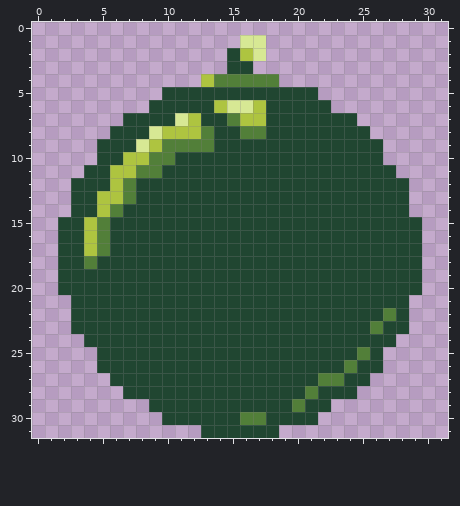
File history of a pixel-art sprite, res/img/bomb.png. The picture above is the old version.
The file is 32x32 pixels.
The same view after the edit:
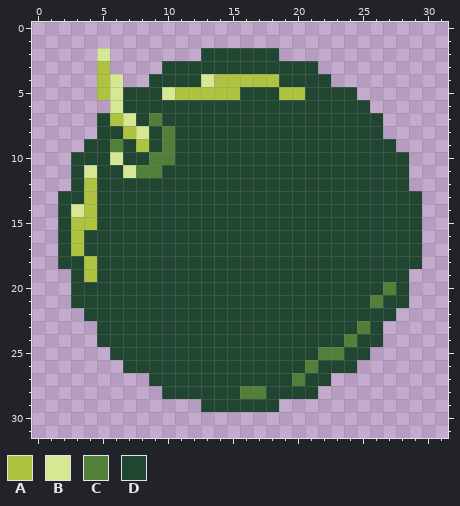
Palette (. is transparent): A #aec440  B #d7e894  C #527f39  D #204631
The exact change:
There is now colour A in rows 3 to 5 at x 5; in row 7 at x 6.
The edit turns colour B into colour A in row 9 at x 8.
The edit turns colour C into colour A in row 4 at x 14 to 18; in row 18 at x 4.
The edit turns colour D into colour A in row 5 at x 11 to 15 and 19 to 20; in row 8 at x 7; in rows 12 to 14 at x 4; in rows 15 to 17 at x 3; in row 19 at x 4.
There is now colour B in row 2 at x 5; in rows 4 to 6 at x 6.
The edit turns colour A into colour B in row 4 at x 13; in row 11 at x 7.
The edit turns colour D into colour B in row 5 at x 10; in row 7 at x 7; in row 8 at x 8; in row 10 at x 6; in row 11 at x 4; in row 14 at x 3.
The edit turns colour A into colour C in row 8 at x 10.
The edit turns colour D into colour C in row 7 at x 9; in row 9 at x 6; in row 20 at x 27; in row 21 at x 26; in row 23 at x 25; in row 24 at x 24.
The edit turns colour D into colour C in row 25 at x 22 to 23; in row 26 at x 21; in row 27 at x 20; in row 28 at x 16 to 17.
There is now colour D in row 2 at x 13 to 14 and 18; in row 3 at x 10 to 14 and 17 to 21; in row 4 at x 9 to 12 and 19 to 22; in row 5 at x 7 to 9 and 22 to 24; in row 6 at x 7 to 8 and 23 to 25; in row 7 at x 5 and 25 to 26.
There is now colour D in row 8 at x 5 and 26; in row 9 at x 4 and 27; in row 10 at x 3 to 4 and 27 to 28; in row 11 at x 3 and 28; in rows 13 to 14 at x 2 and 29.
The edit turns colour A into colour D in row 2 at x 16; in row 6 at x 14 and 17; in row 7 at x 12 and 16 to 17; in row 8 at x 11 to 12; in row 9 at x 9; in row 10 at x 7 to 8.
The edit turns colour A into colour D in rows 11 to 12 at x 6; in row 13 at x 5 to 6; in row 14 at x 5; in rows 16 to 17 at x 4.
The edit turns colour B into colour D in row 2 at x 17; in row 6 at x 15 to 16; in row 7 at x 11; in row 8 at x 9.
The edit turns colour C into colour D in row 7 at x 15; in row 8 at x 13 and 16 to 17; in row 9 at x 11 to 13; in rows 12 to 13 at x 7; in row 14 at x 6; in rows 15 to 17 at x 5.
The edit turns colour C into colour D in row 22 at x 27; in row 23 at x 26; in row 25 at x 25; in row 26 at x 24; in row 27 at x 22; in row 28 at x 21.
The author cleared colour B in row 1 at x 16 to 17.
The author cleared colour C in row 27 at x 23; in row 29 at x 20; in row 30 at x 16 to 17.
The author cleared colour D in rows 19 to 20 at x 2 and 29; in row 22 at x 3 and 28; in row 23 at x 3 to 4 and 27 to 28; in row 24 at x 4 and 27; in row 25 at x 5 and 26; in row 26 at x 5 to 6 and 25 to 26.
The author cleared colour D in row 27 at x 6 to 8 and 24 to 25; in row 28 at x 7 to 9 and 22 to 24; in row 29 at x 9 to 12, 19 and 21 to 22; in row 30 at x 10 to 15 and 18 to 21; in row 31 at x 13 to 18.
